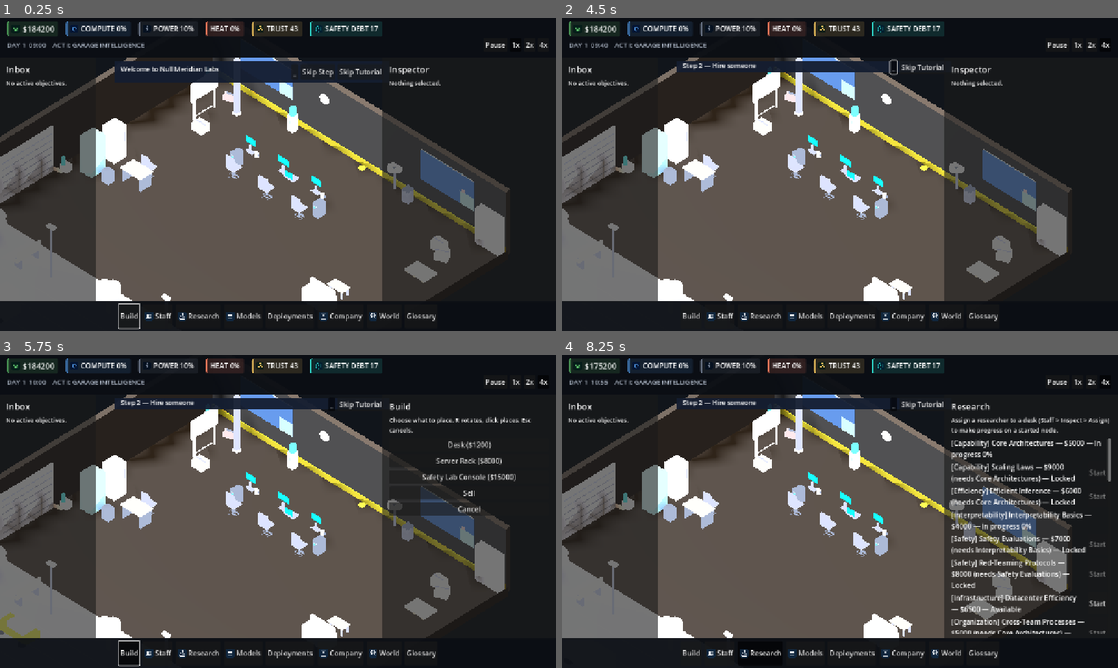
Above: before the commit, frames 1-4 (two rows, left to right).
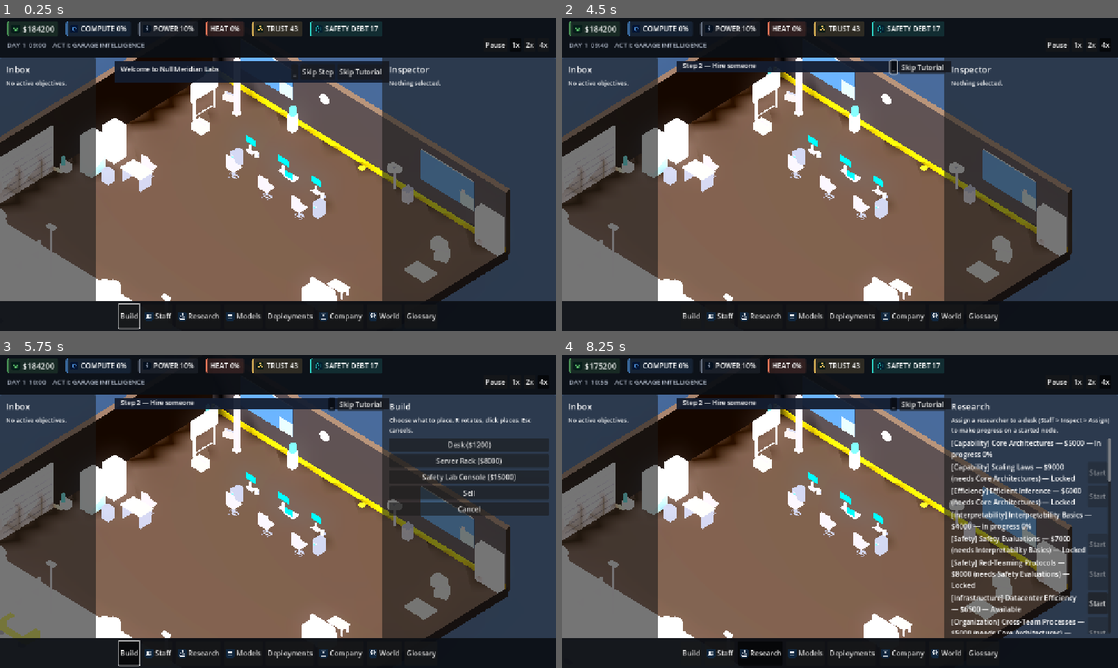
Above: after the commit, the same moments.

Repository: Fartoman94/alignment-pending
Game: Godot game, scene res://scenes/campaign.tscn
Two runs of this game, one before a commit and one after it. Both use one fixed random seed, a clock stepped at 60 frames per second and the inputs below. This scene is started directly instead of the project's main scene.
Inputs:
- Up to frame 1 (0.25 s): no input
- Up to frame 2 (4.5 s): click "Skip Step" at 0.5 s; click "Skip Step" at 1.25 s; click "1x" at 2 s; click "2x" at 2.75 s; click "4x" at 3.5 s; click "_" at 4.25 s
- Up to frame 3 (5.75 s): click "Build" at 5 s
- Up to frame 4 (8.25 s): click "Staff" at 5.75 s; click "Research" at 6.5 s; click "Start" at 7.25 s; click "Start" at 8 s

The runs differ from the first frame. In frame 1, 47% of the frame differs, in the area x 0-100%, y 12-91%; in frame 2, 48%; in frame 3, 44%; in frame 4, 47%.

Commit message:
fix(world): real color-grading/tonemap pass — office looked flat and washed out [P-GIGA-02]
Direct response to user feedback on a live screenshot: "se ve demasiado
mal, mejorá los gráficos y los colores." Root cause confirmed by dumping
actual material albedos (not guessed) and rendering variants side by
side: the mega-pack furniture materials are legitimately light-toned
(desk ~0.85, chair ~0.50), and the engine default TONE_MAPPER_LINEAR has
no highlight rolloff, so stacking 3 light sources (ambient 0.7 + key 1.2
+ fill 0.55) pushed everything toward flat, undifferentiated white.

Campaign._build_environment() now uses TONE_MAPPER_FILMIC with a tuned
tonemap_exposure (0.85), a real saturation/contrast boost via
adjustment_*, lower ambient energy (0.7->0.4) so directional shadows
read instead of washing flat, and glow_enabled for a soft bloom on
monitor/laptop screens and office windows (confirmed glow renders
correctly under this project's gl_compatibility renderer).

Verified by rendering 3 tuning variants of the real running campaign
scene before picking final values, then re-verified through the actual
committed code path: staff role-color clothing is now visible, the floor
reads as warm brown against cool gray walls, real contact shadows appear
under desks/characters. tools/bootstrap.sh: 214/214 clean.
tools/gpu_profile.gd: ~3 FPS avg cost at the 150-staff stress scenario
only (glow's per-frame post-process cost), 0/20-staff scenarios
unaffected — documented in REAL_GPU_PROFILE.md, judged acceptable.

Co-Authored-By: Claude Sonnet 5 <noreply@anthropic.com>

Diff:
--- a/game/src/world/campaign.gd
+++ b/game/src/world/campaign.gd
@@ -118,6 +118,25 @@
 ## instead of one flat gray wash — measured with a before/after GPU
 ## profile (docs/performance/REAL_GPU_PROFILE.md) to confirm the extra
 ## light doesn't cost anything worth trading the improvement away for.
+## GIGA_GRAPHICS pass ("se ve demasiado mal, mejorá los gráficos y los
+## colores" — direct user feedback on a real screenshot of the live
+## build): the previous settings used Godot's default TONE_MAPPER_LINEAR
+## with no exposure control, which has no highlight rolloff — stacked
+## with 3 light sources (ambient + key + fill) all landing in the same
+## bright range, every mid-to-light material (the mega-pack furniture's
+## own albedos are legitimately light — confirmed by dumping desk_single/
+## office_chair's actual StandardMaterial3D.albedo_color, not guessed —
+## a warm tan desktop at (0.85, 0.73, 0.59), a blue-gray chair at
+## (0.50, 0.54, 0.60)) got pushed toward flat, undifferentiated white.
+## Switching to TONE_MAPPER_FILMIC (smooth highlight compression instead
+## of hard clipping) + a lower tonemap_exposure + a real saturation/
+## contrast boost via adjustment_* recovers the color separation that
+## was already in the materials but not surviving the render pipeline.
+## Confirmed by rendering 3 variants (lower ambient alone; + glow; +
+## tuned exposure/key color) side by side before picking this one — the
+## final version visibly shows staff role-color clothing, a warm brown
+## floor against cool gray walls, and real contact shadows under desks/
+## characters that were nearly invisible before.
 func _build_environment() -> void:
     var world_env := WorldEnvironment.new()
     var env := Environment.new()
@@ -125,12 +144,23 @@
     env.background_color = Color("11151b")
     env.ambient_light_source = Environment.AMBIENT_SOURCE_COLOR
     env.ambient_light_color = Color("8c95a8")
-    # Garage vertical-slice recovery pass: 0.55 read as murky/underlit at
-    # the closer camera zoom this pass also added — a real render showed
-    # rooms and characters harder to read, not more atmospheric. Raised
-    # just enough to keep depth (still real directional shadows below,
-    # not flat) without washing anything toward "blancos quemados."
-    env.ambient_light_energy = 0.7
+    env.ambient_light_energy = 0.4
+    env.tonemap_mode = Environment.TONE_MAPPER_FILMIC
+    env.tonemap_exposure = 0.85
+    env.adjustment_enabled = true
+    env.adjustment_saturation = 1.35
+    env.adjustment_contrast = 1.15
+    env.adjustment_brightness = 1.0
+    # A soft, cheap bloom on emissive surfaces (monitor/laptop screens,
+    # the office windows' city-backdrop glow) — confirmed to render
+    # correctly under this project's gl_compatibility renderer (not a
+    # given; SSAO/SSR are Forward+/Mobile-only in Godot 4, but glow
+    # isn't, verified by actually rendering it, not assumed).
+    env.glow_enabled = true
+    env.glow_intensity = 0.6
+    env.glow_bloom = 0.08
+    env.glow_strength = 1.0
+    env.glow_hdr_threshold = 1.0
     world_env.environment = env
     add_child(world_env)
     # Natural key light — cool/blueish, as if daylight through the
@@ -138,8 +168,8 @@
     var key_light := DirectionalLight3D.new()
     key_light.name = "KeyLight"
     key_light.rotation_degrees = Vector3(-55, -35, 0)
-    key_light.light_color = Color("d8e4ff")
-    key_light.light_energy = 1.2
+    key_light.light_color = Color("f0e8ff")
+    key_light.light_energy = 1.35
     key_light.shadow_enabled = true
     add_child(key_light)
     # Warm interior fill — a soft amber counter-light from roughly where
@@ -153,7 +183,7 @@
     fill_light.name = "FillLight"
     fill_light.rotation_degrees = Vector3(-70, 140, 0)
     fill_light.light_color = Color("ffc98a")
-    fill_light.light_energy = 0.55
+    fill_light.light_energy = 0.5
     add_child(fill_light)
 
 ## Visual overhaul pass: the original shell was three blue-gray boxes
Not shown, changed: docs/performance/REAL_GPU_PROFILE.md
